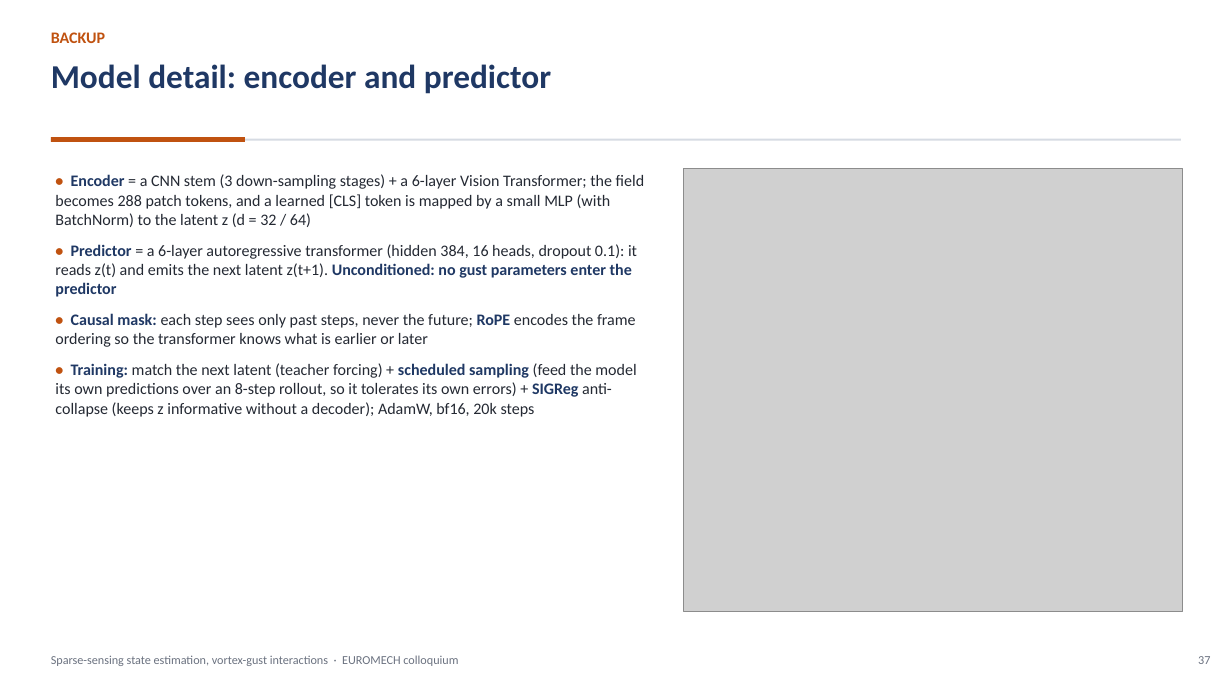
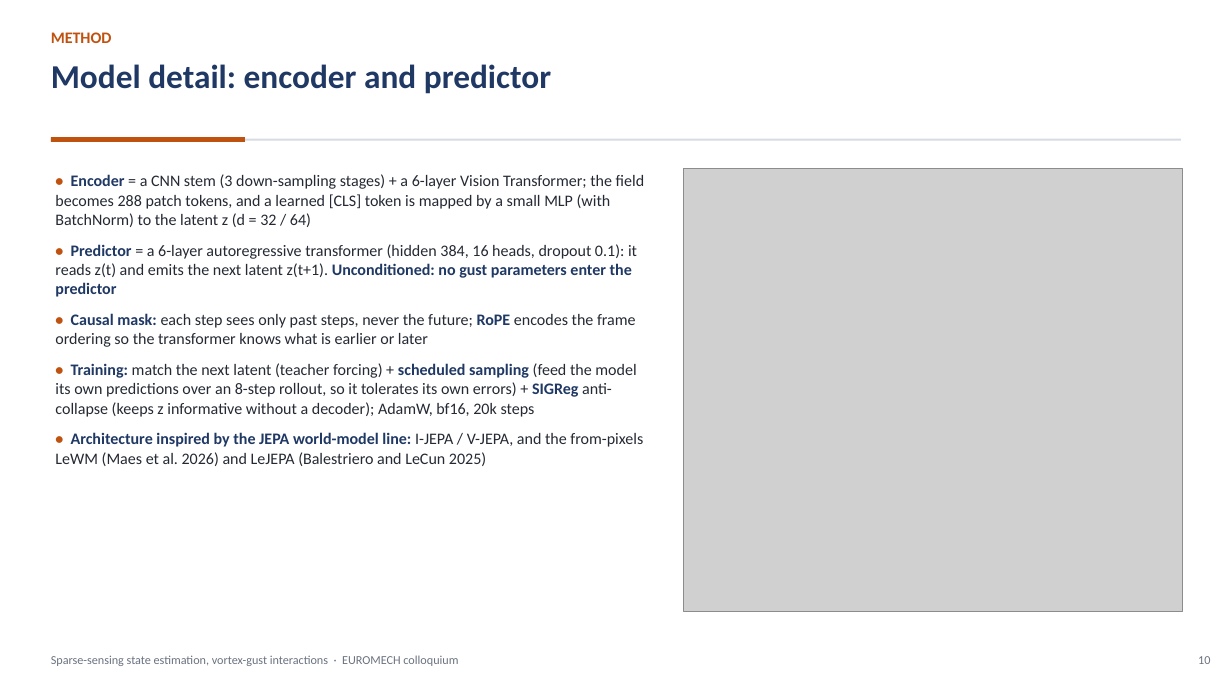
Before and after one commit to sanmi90/GUST-JEPA, a slide deck: slide 10 of paper/talk/euromech_gust_jepa.pptx (slide 37 before the commit). Drawn at 1232x693 pixels with LibreOffice and Linux fonts; fonts in the diff are those of the drawing; grey boxes stand for pictures. Boxes give left, top, right and bottom in pixels: in the first picture for what was removed or moved away, otherwise in the second. Text is boxed around its words. In the diff, an @@ line names an element or a change of style, - is before the commit and + after.

```diff
--- a/paper/talk/euromech_gust_jepa.pptx
+++ b/paper/talk/euromech_gust_jepa.pptx
@@ text at bbox=[51, 32, 112, 43]: text changed @@
-BACKUP
+METHOD
@@ text at bbox=[55, 432, 643, 466]: paragraph added @@
+• Architecture inspired by the JEPA world-model line: I-JEPA / V-JEPA, and the from-pixels LeWM (Maes et al. 2026) and LeJEPA (Balestriero and LeCun 2025)
@@ text at bbox=[1198, 656, 1210, 664]: text changed @@
-37
+10
```
Also in this commit, not shown: 29 other slides changed, 1 slide added, 12 other files.
